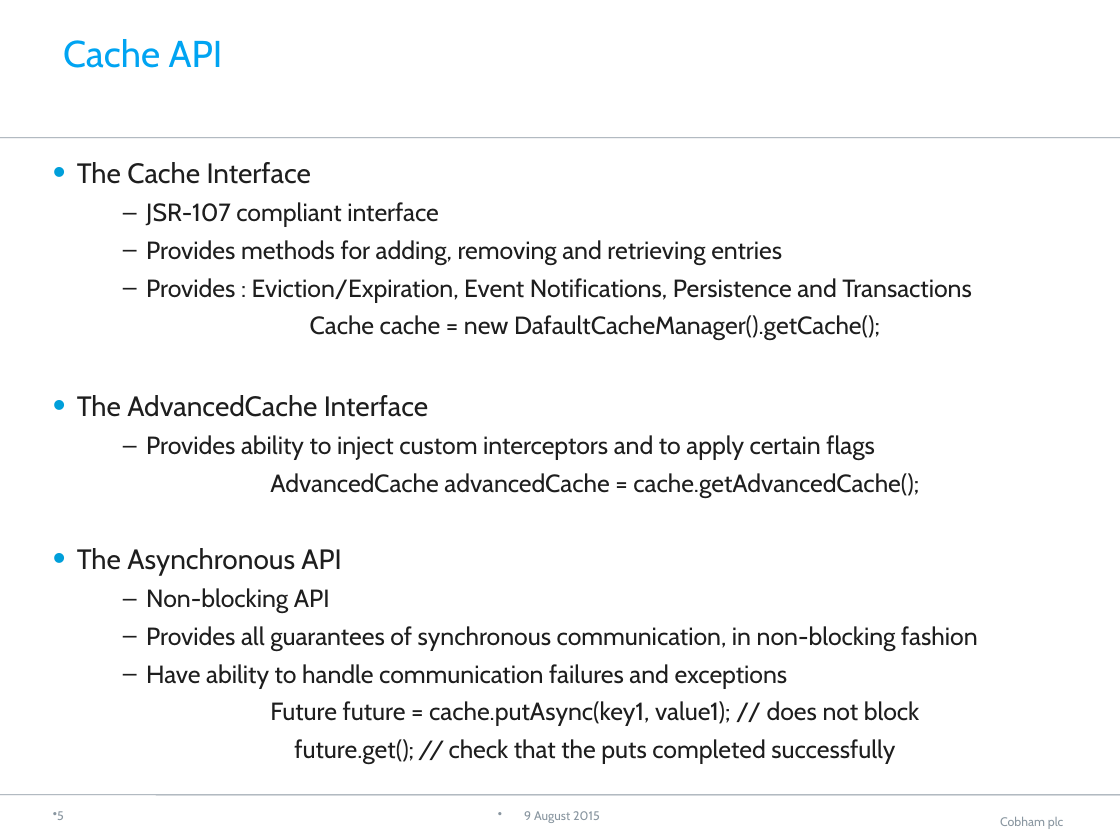
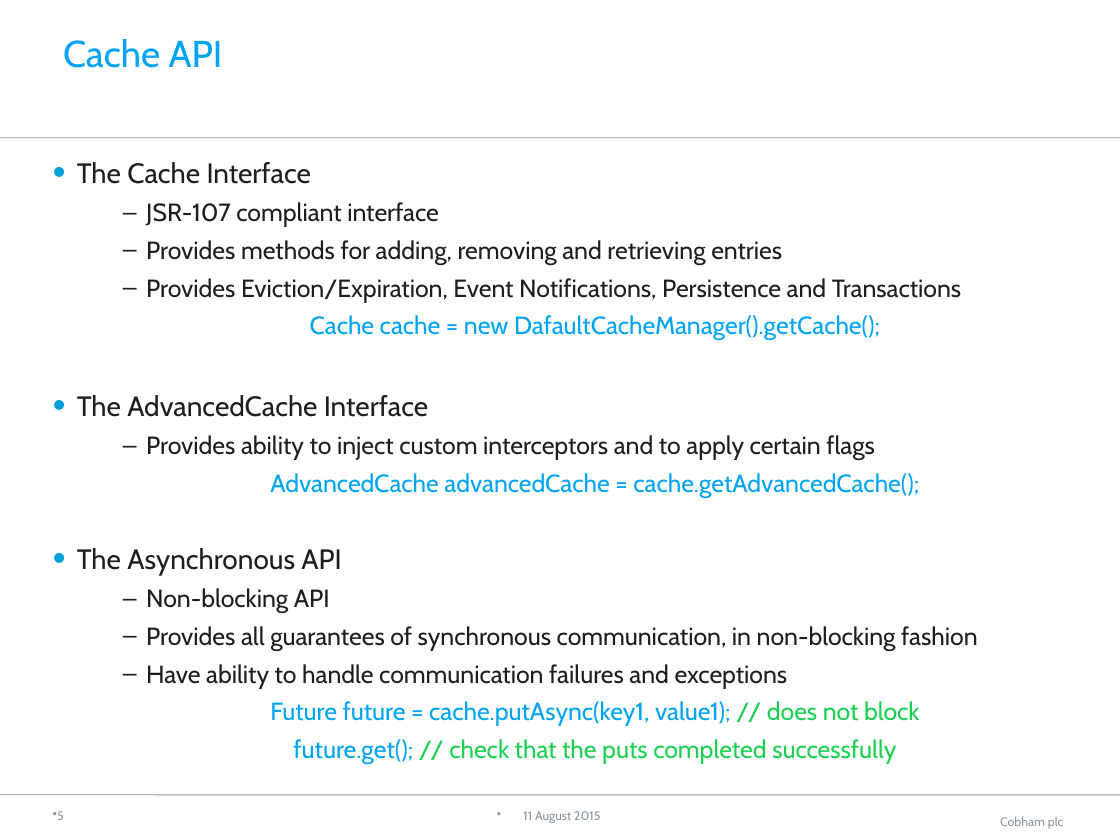
Before and after one commit to neha-bansal/Demos, a slide deck: slide 6 of infinispan-embedded-tutorial/Infinispan.pptx. Drawn at 1120x840 pixels with LibreOffice and Linux fonts; fonts in the diff are those of the drawing; background and template pictures are left out. Boxes give left, top, right and bottom in pixels: in the first picture for what was removed or moved away, otherwise in the second. Text is boxed around its words. In the diff, an @@ line names an element or a change of style, - is before the commit and + after.

```diff
--- a/infinispan-embedded-tutorial/Infinispan.pptx
+++ b/infinispan-embedded-tutorial/Infinispan.pptx
@@ text at <box>146,278,961,302</box>: text changed @@
-  – Provides : Eviction/Expiration, Event Notifications, Persistence and Transactions
+  – Provides Eviction/Expiration, Event Notifications, Persistence and Transactions
@@ text at <box>270,315,920,764</box>: text colour #1E1E1E to #00A4F2 in "Cache cache = new DafaultCacheManager().getCache();", "AdvancedCache advancedCache = cache.getAdvancedCache();", "Future future = cache.putAsync(key1, value1);", "future.get();"; text colour #1E1E1E to #1BD050 in "// does not block", "// check that the puts completed successfully"; italic off in "//" @@
@@ text at <box>523,811,601,823</box>: text changed @@
-9 August 2015
+11 August 2015
```
Also in this commit, not shown: 15 other slides changed, 1 other file.
